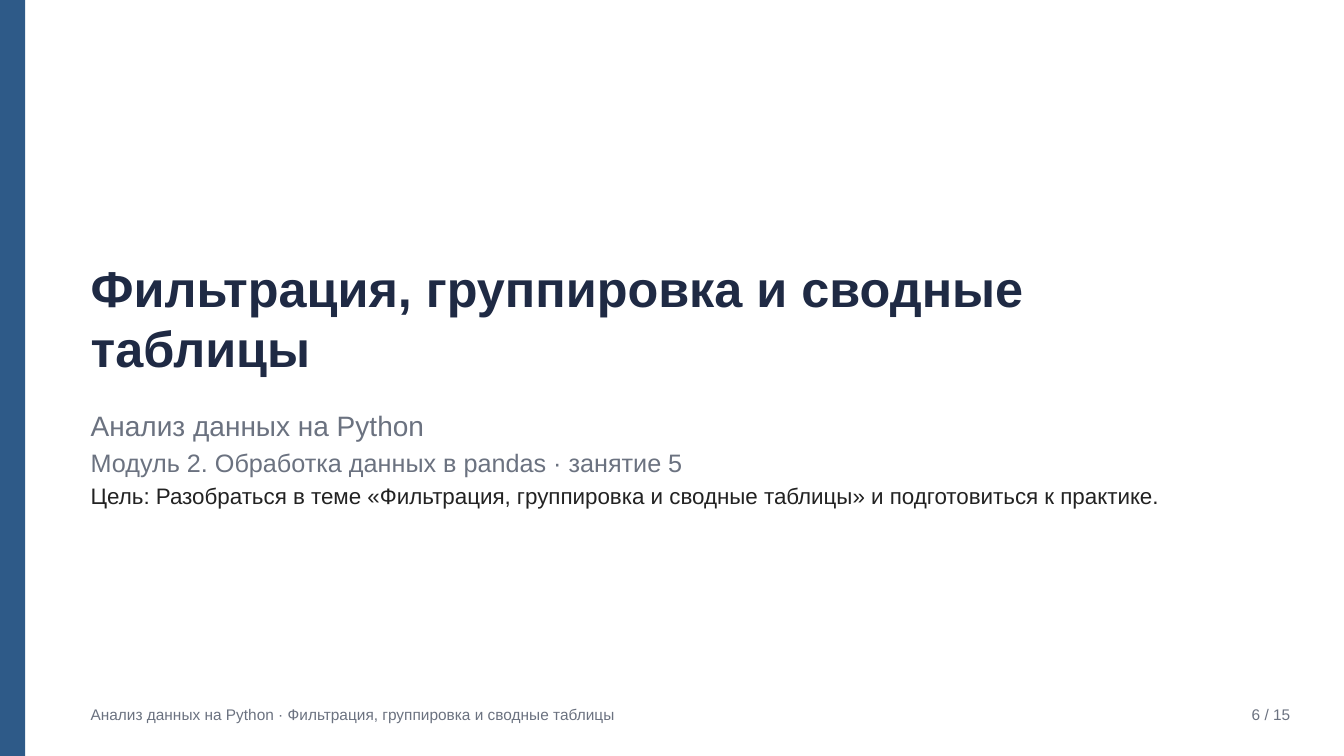
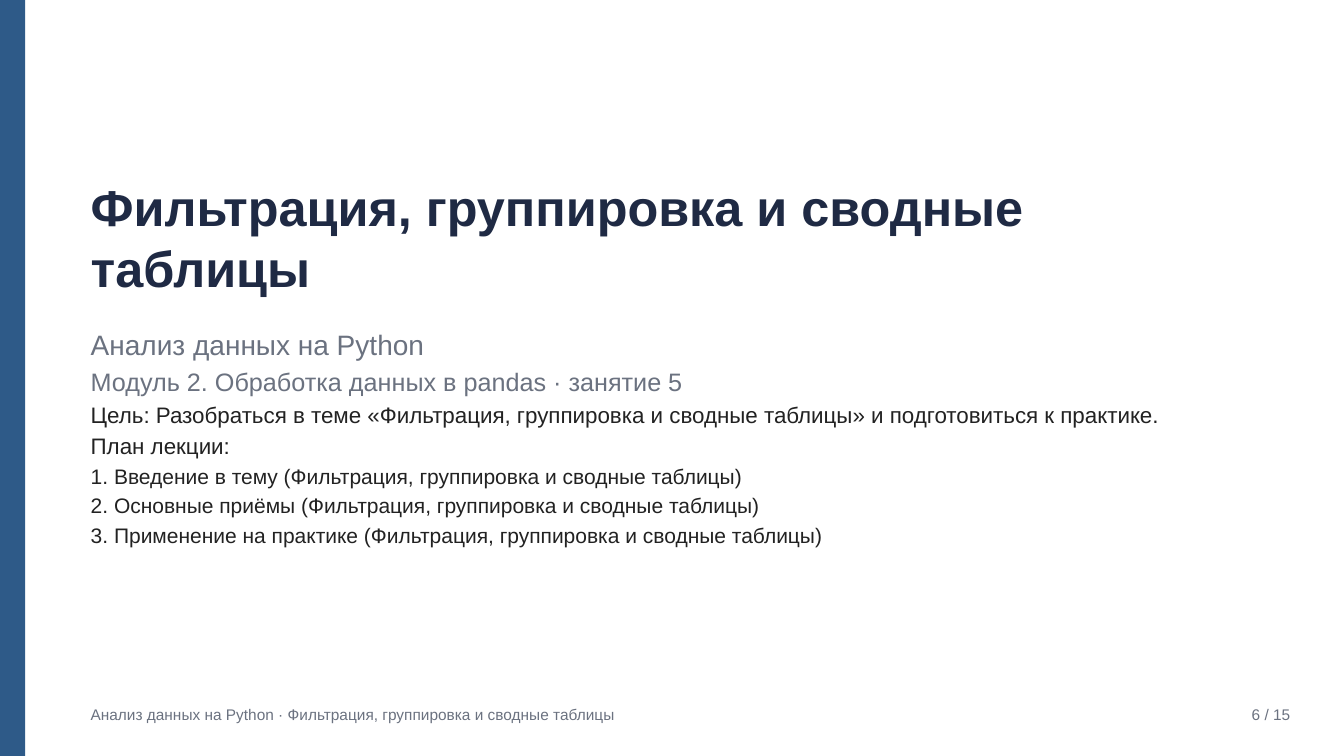
Before and after one commit to Turbo-Ananasik5362/hakaton, a slide deck: slide 6 of eval/samples/q3/slides.pptx. Drawn at 1344x756 pixels with LibreOffice and Linux fonts; fonts in the diff are those of the drawing. Boxes give left, top, right and bottom in pixels: in the first picture for what was removed or moved away, otherwise in the second. Text is boxed around its words. In the diff, an @@ line names an element or a change of style, - is before the commit and + after.

```diff
--- a/eval/samples/q3/slides.pptx
+++ b/eval/samples/q3/slides.pptx
@@ title "Фильтрация, группировка и сводные таблицы": place and size @@
-title "Фильтрация, группировка и сводные таблицы" at [91,272,1023,377]
+title "Фильтрация, группировка и сводные таблицы" at [91,191,1023,297]
@@ subtitle "Анализ данных на Python": place and size @@
-subtitle "Анализ данных на Python" at [91,415,1158,509]
+subtitle "Анализ данных на Python" at [91,334,1158,547]
@@ subtitle at [91,438,822,547]: paragraphs added @@
+План лекции:
+1. Введение в тему (Фильтрация, группировка и сводные таблицы)
+2. Основные приёмы (Фильтрация, группировка и сводные таблицы)
+3. Применение на практике (Фильтрация, группировка и сводные таблицы)
```
Also in this commit, not shown: 2 other slides changed, 58 other files.
